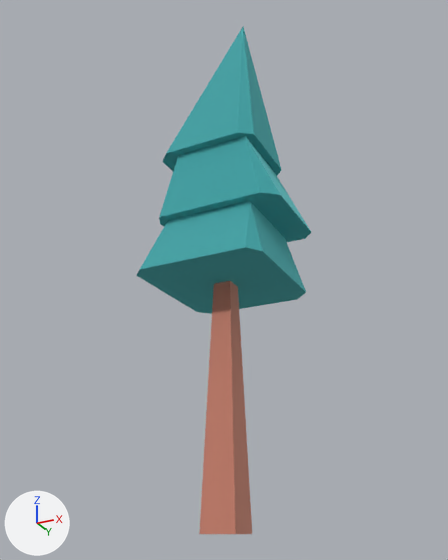
Two versions of the glTF model apps/client/public/env/kenney-nature-kit/tree_pineTallA.glb, one commit apart.
One viewpoint serves both versions: a 50 mm camera at (0.702, -1.415, -0.042) aimed at (-0.02, 0.029, 0.608). The lights are fixed; the arrows at lower left show +X, +Y and +Z. The first picture is the older version.

Objects in the first picture: 'tree_pineTallA'.
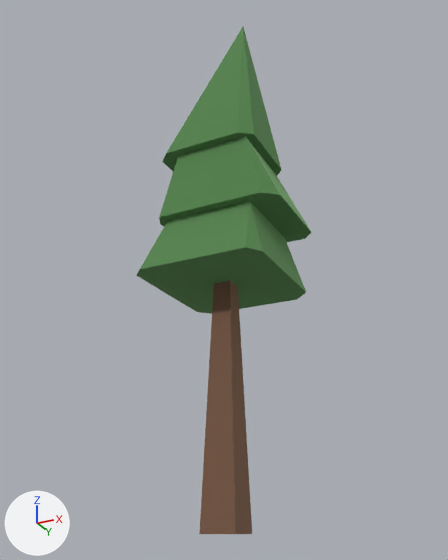
Where the newer file only moved an object's origin or applied its transform, the numbers keep the older frame.

What differs and where, as boxes (x1, y1, x2, y2) in the pictures (448 x 560 px):
'tree_pineTallA', recoloured (darker): (136, 27, 311, 534) in both

The change in detail:
Material 'woodBarkDark' (mat_woodbarkdark) changes colour from beige #e7b5a4 to beige #ad8e78; in linear values from (0.8, 0.463, 0.369) to (0.42, 0.271, 0.188).
Material 'leafsDark' (mat_leafsdark) changes colour from cyan #72d3d5 to green #88b880; in linear values from (0.169, 0.651, 0.667) to (0.247, 0.478, 0.216).
